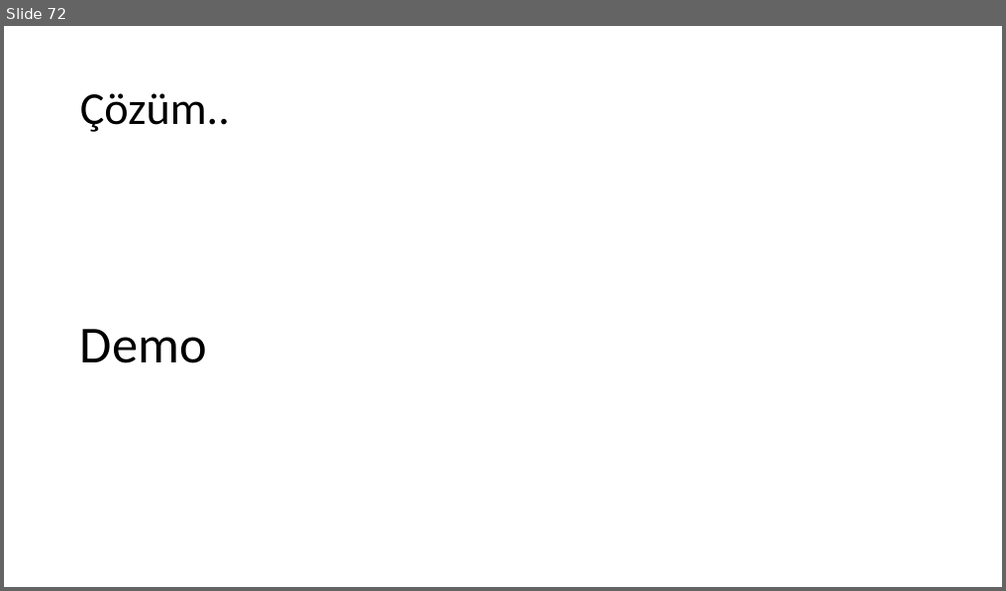
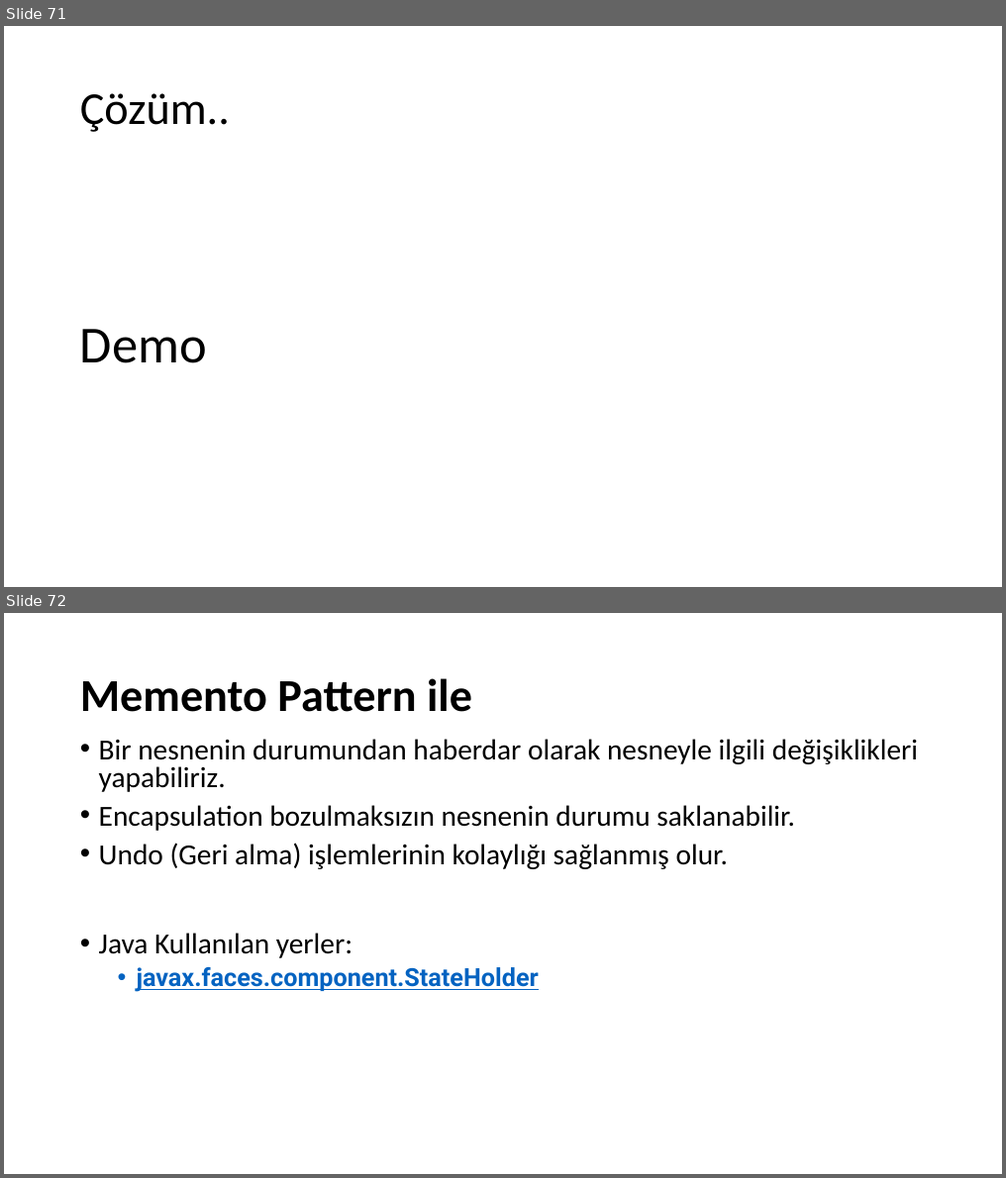
Before and after one commit to umiitkose/DesignPattern-Umiitkose, a slide deck: Tasarımdesenleri.pptx. Shown one above the other, each under a label of ours: slide 72 before the commit, slides 71 and 72 after it. The pictures are 1006x591 and 1006x1178 pixels, drawn with LibreOffice and Linux fonts; fonts in the diff are those of the drawing. Boxes give left, top, right and bottom in pixels: in the first picture for what was removed or moved away, otherwise in the second. Text is boxed around its words. In the diff, an @@ line names an element or a change of style, - is before the commit and + after.

```diff
--- a/Tasarımdesenleri.pptx
+++ b/Tasarımdesenleri.pptx
@@ slide 72 added at (4,613,1002,1174), background #FFFFFF @@
@@ title added at (80,678,472,712), 44 pt, text #000000, bold @@
+Memento Pattern ile
@@ text added at (99,739,918,869), 28 pt, text #000000 @@
+• Bir nesnenin durumundan haberdar olarak nesneyle ilgili değişiklikleri yapabiliriz.
+• Encapsulation bozulmaksızın nesnenin durumu saklanabilir.
+• Undo (Geri alma) işlemlerinin kolaylığı sağlanmış olur.
@@ text added at (99,933,539,992), 24 pt, text #0563C1, bold, underline @@
+• Java Kullanılan yerler:
+  • javax.faces.component.StateHolder
@@ what was slide 72 is now slide 71 @@
```
Also in this commit, not shown: 3 slides changed, 19 other slides added, 3 slides removed.
